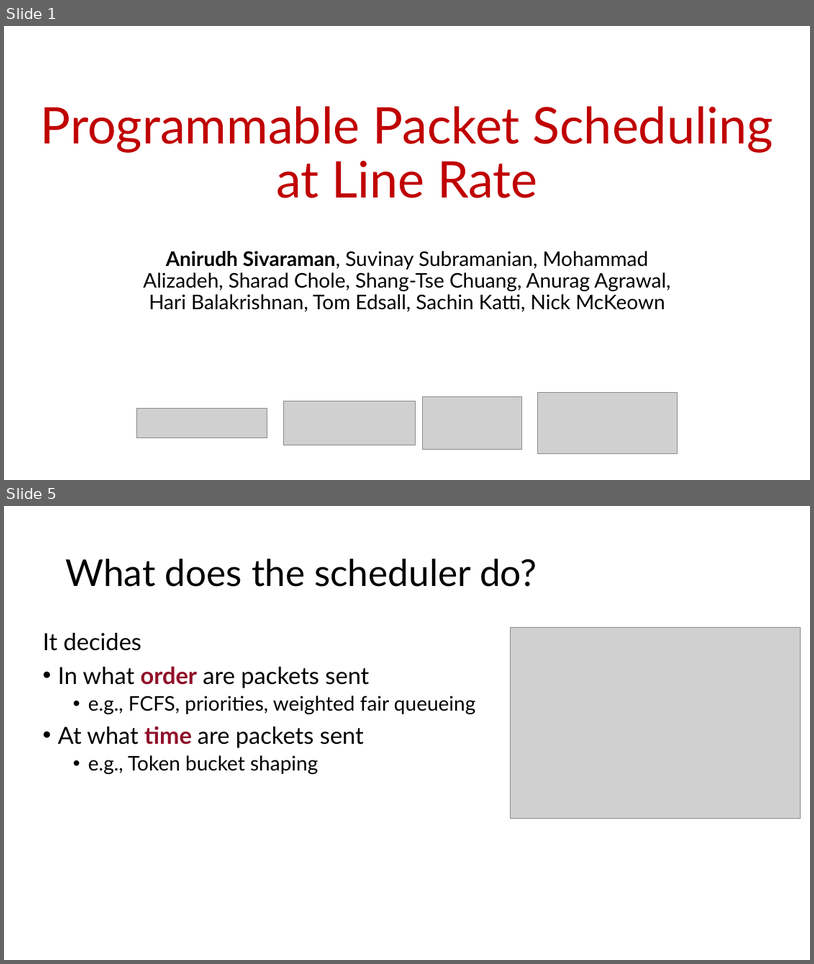
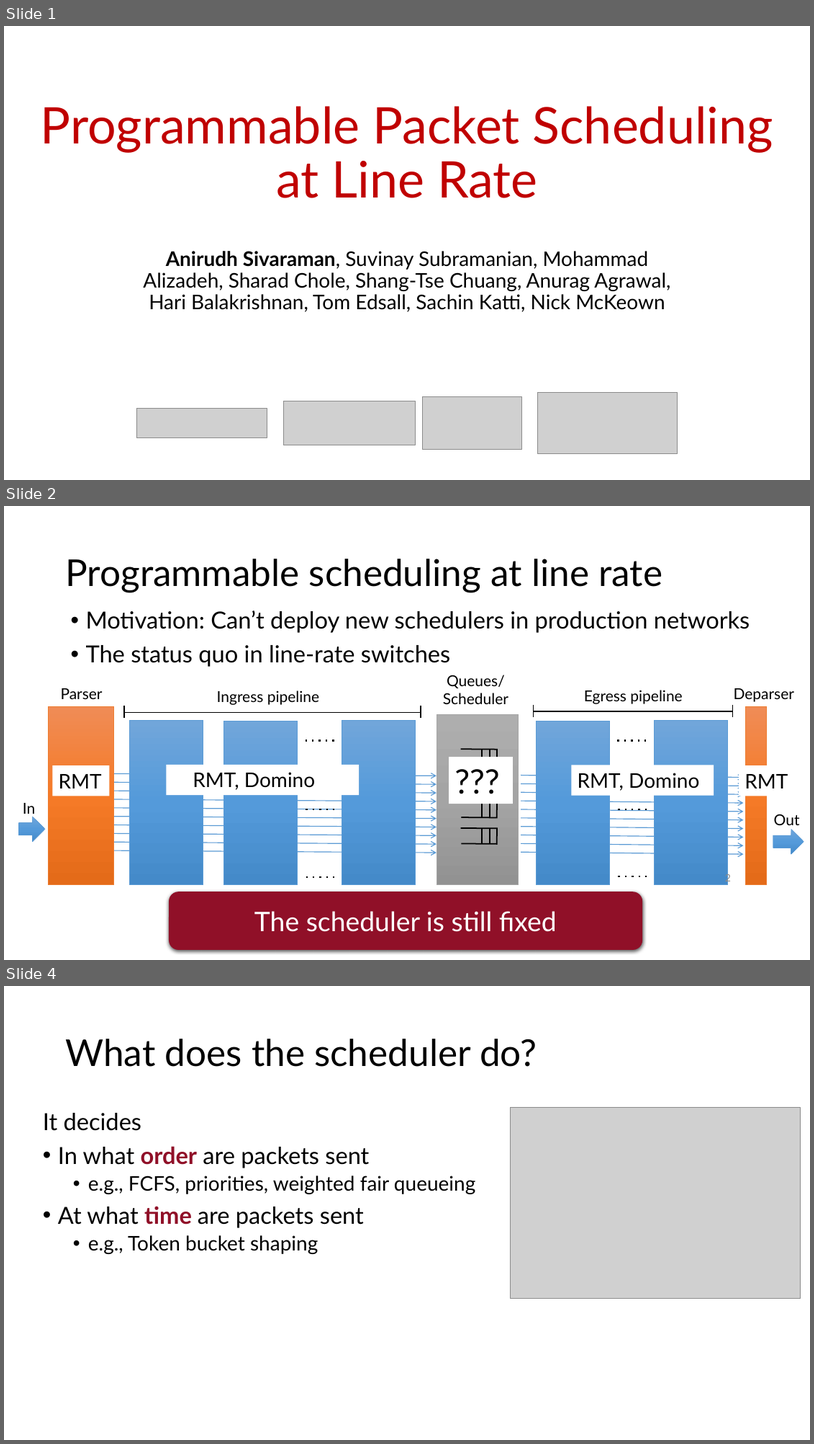
Before and after one commit to anirudhSK/pifo-domino-marple-ppts, a slide deck: pifo_sigcomm.pptx. Shown one above the other, each under a label of ours: slides 1 and 5 before the commit, slides 1, 2 and 4 after it; the slides between them are not shown. The pictures are 814x964 and 814x1444 pixels, drawn with LibreOffice and Linux fonts; fonts in the diff are those of the drawing; grey boxes stand for pictures. Boxes give left, top, right and bottom in pixels: in the first picture for what was removed or moved away, otherwise in the second. Text is boxed around its words. In the diff, an @@ line names an element or a change of style, - is before the commit and + after.

```diff
--- a/pifo_sigcomm.pptx
+++ b/pifo_sigcomm.pptx
@@ slide 2 added at (4, 506, 810, 960), background #FFFFFF @@
@@ title added at (65, 559, 663, 592), 44 pt, text #000000 @@
+Programmable scheduling at line rate
@@ text added at (86, 610, 750, 667), 28 pt, text #000000 @@
+• Motivation: Can’t deploy new schedulers in production networks
+• The status quo in line-rate switches
@@ group added at (18, 674, 805, 884): 23 lines, 20 arrows, 8 rectangles, 7 texts, 3 freeform shapes, 2 right arrows, 1 page number @@
+In
+Out
+Parser
+Deparser
+Ingress pipeline
+Egress pipeline
+2
+Queues/
+Scheduler
@@ rectangle added at (166, 764, 359, 795), fill #FFFFFF, 24 pt, text #000000 @@
+RMT, Domino
@@ rectangle added at (449, 757, 513, 803), fill #FFFFFF, 40 pt, text #000000 @@
+???
@@ rectangle added at (52, 765, 109, 795), fill #FFFFFF, 24 pt, text #000000 @@
+RMT
@@ rectangle added at (572, 765, 714, 795), fill #FFFFFF, 24 pt, text #000000 @@
+RMT, Domino
@@ text added at (745, 774, 788, 788), 24 pt, text #000000 @@
+RMT
@@ rounded rectangle added at (169, 891, 643, 950), fill #901028, 32 pt, text #FFFFFF @@
+The scheduler is still fixed
@@ what was slide 5 is now slide 4 @@
```
Also in this commit, not shown: 2 slides changed, 1 other slide added, 3 slides removed.
